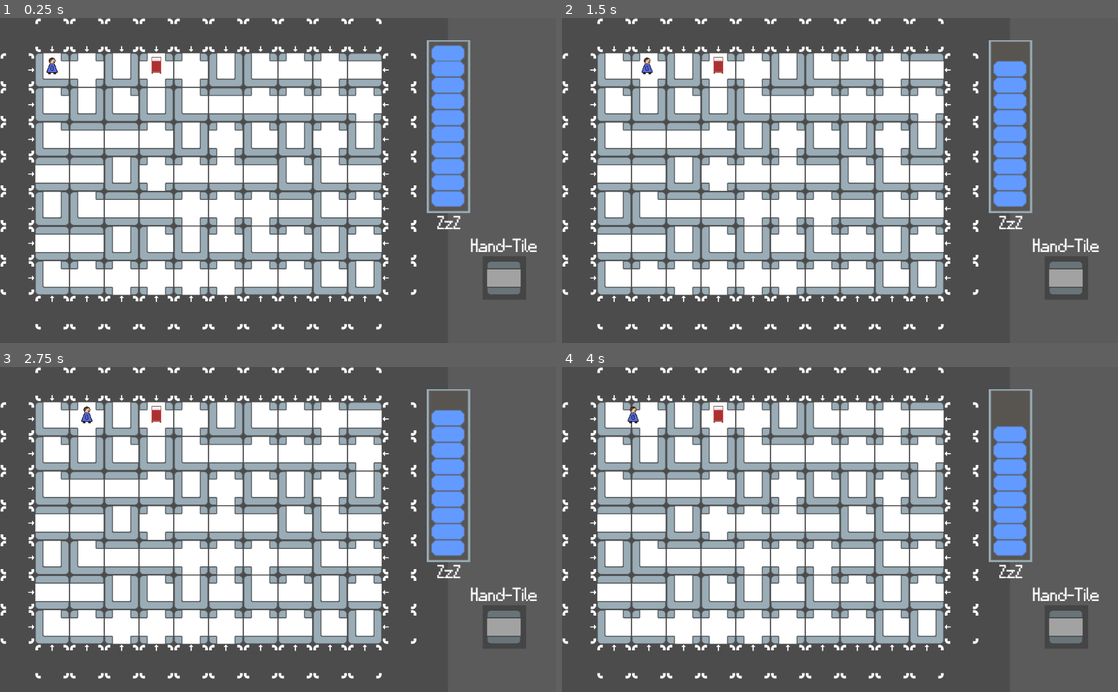
Above: before the commit, frames 1-4 (two rows, left to right).
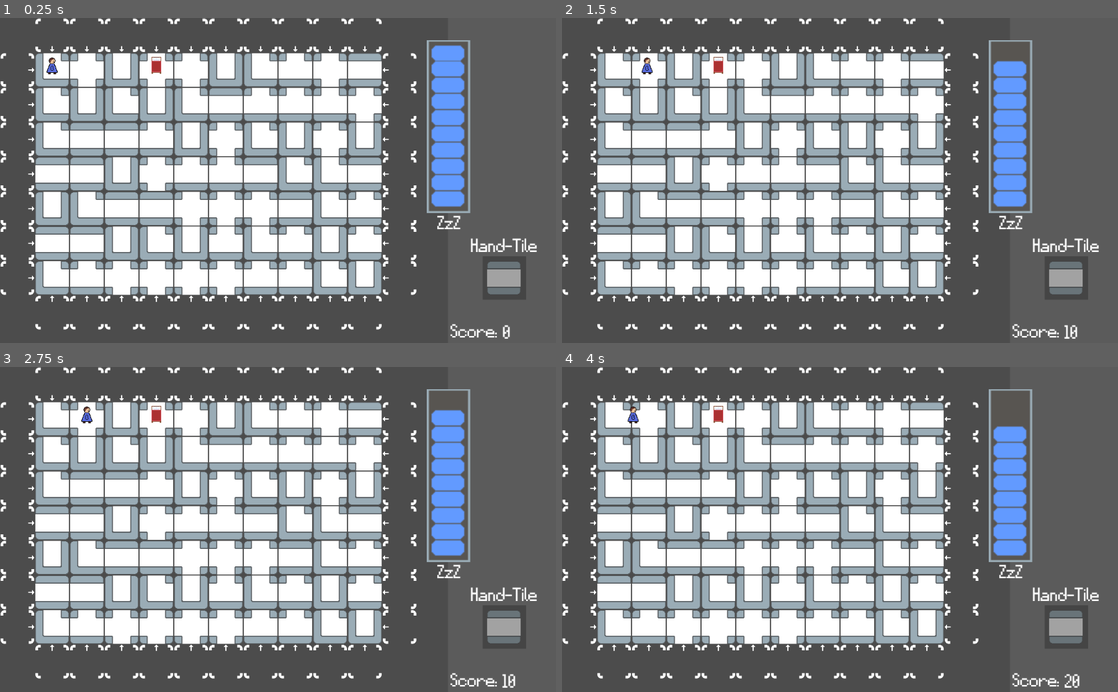
Above: after the commit, the same moments.

Repository: MrTurtle996/Night-Time-Struggle-BeansJam-22
Game: Godot game, scene res://Scenes/Game.tscn
Two runs of this game, one before a commit and one after it. Both use one fixed random seed, a clock stepped at 60 frames per second and the inputs below. The project has no main scene, so this scene is started directly.
Inputs (mouse positions are in pixels of both pictures, inside the frame that each line leads up to):
- Up to frame 1 (0.25 s): no input
- Up to frame 2 (1.5 s): tap Enter at 0.5 s; move the mouse to (962, 164) at 0.52 s; hold Right (ui_right) 0.53-1.28 s; click (962, 164) at 0.6 s; move the mouse to (728, 196) at 1.27 s; hold Down (ui_down) from 1.28 s (still down); right-click (728, 196) at 1.35 s
- Up to frame 3 (2.75 s): tap Space at 2 s; move the mouse to (333, 458) at 2.02 s; release Down (ui_down) at 2.03 s; hold Right (ui_right) from 2.03 s (still down); click (333, 458) at 2.1 s
- Up to frame 4 (4 s): tap Enter at 2.75 s; move the mouse to (812, 594) at 2.77 s; release Right (ui_right) at 2.78 s; hold Up (ui_up) 2.78-3.53 s; right-click (812, 594) at 2.85 s; tap Space at 3.5 s; move the mouse to (1006, 578) at 3.52 s; hold Left (ui_left) from 3.53 s (still down); click (1006, 578) at 3.6 s

The runs differ from the first frame. In frame 1, 0.2% of the frame differs, in the area x 81-92%, y 94-99%; in frame 2, 0.2%; in frame 3, 0.2%; in frame 4, 0.2%, in the area x 81-94%, y 94-99%.

Commit message:
Added Score

Diff:
--- a/Scenes/Game.gd
+++ b/Scenes/Game.gd
@@ -2,6 +2,7 @@
 
 var _player_position
 var _goal_position
+var score = 0
 
 func _ready():
 	var _connect = get_node("UI/SleepBar").connect("game_end", self, "_on_emitter_game_end")
@@ -9,7 +10,7 @@
 	_connect = get_node("Goal").connect("goal_position", self, "_on_emitter_goal_position")
 
 func _on_emitter_game_end():
-	if _player_position == get_node("Goal").position:
+	if get_node("Character").position == get_node("Goal").position:
 		print("Game won!")
 	else:
 		print("Game lose!")
--- a/Scenes/Game.tscn
+++ b/Scenes/Game.tscn
@@ -13,12 +13,21 @@
 [ext_resource path="res://Scenes/Game.gd" type="Script" id=11]
 [ext_resource path="res://Scripts/Tilemap/Hover.gd" type="Script" id=12]
 [ext_resource path="res://Scenes/Goal.gd" type="Script" id=13]
+[ext_resource path="res://Scenes/Score.gd" type="Script" id=14]
 
 [sub_resource type="DynamicFont" id=1]
 size = 30
 font_data = ExtResource( 3 )
 
 [sub_resource type="DynamicFont" id=3]
+size = 30
+font_data = ExtResource( 3 )
+
+[sub_resource type="DynamicFont" id=4]
+size = 30
+font_data = ExtResource( 3 )
+
+[sub_resource type="DynamicFont" id=5]
 size = 30
 font_data = ExtResource( 3 )
 
@@ -135,6 +144,22 @@
 custom_fonts/font = SubResource( 3 )
 text = "ZzZ"
 
+[node name="Label2" type="Label" parent="UI"]
+margin_left = 829.0
+margin_top = 572.0
+margin_right = 916.0
+margin_bottom = 604.0
+custom_fonts/font = SubResource( 4 )
+text = "Score:"
+
+[node name="Score" type="Label" parent="UI"]
+margin_left = 925.0
+margin_top = 574.0
+margin_right = 1015.0
+margin_bottom = 606.0
+custom_fonts/font = SubResource( 5 )
+script = ExtResource( 14 )
+
 [node name="Goal" type="Sprite" parent="."]
 position = Vector2( 288, 152 )
 texture = ExtResource( 10 )
--- /dev/null
+++ b/Scenes/Score.gd
@@ -0,0 +1,8 @@
+extends Label
+
+# Called when the node enters the scene tree for the first time.
+func _ready():
+	pass # Replace with function body.
+
+func _process(_delta):
+	self.text = str(get_node("../SleepBar").score)
--- a/Scenes/SleepBar.gd
+++ b/Scenes/SleepBar.gd
@@ -1,6 +1,7 @@
 extends Node2D
 
 var sleep_bar = 10
+var score = 0
 
 signal game_end()
 
@@ -16,10 +17,14 @@
 func _on_emitter_place_tile():
 	_display_health()
 	sleep_bar -= 1
+	score += 10
+	if sleep_bar <= 0:
+		emit_signal("game_end")
 
 func _on_emitter_player_is_moving(is_moving):
 	if is_moving:
 		_display_health()
 		sleep_bar -= 1
-	if !is_moving && sleep_bar == 0:
+		score += 10
+	if !is_moving && sleep_bar <= 0:
 		emit_signal("game_end")
Not shown: 1 places in Scenes/Game.tscn that only renumber resources
